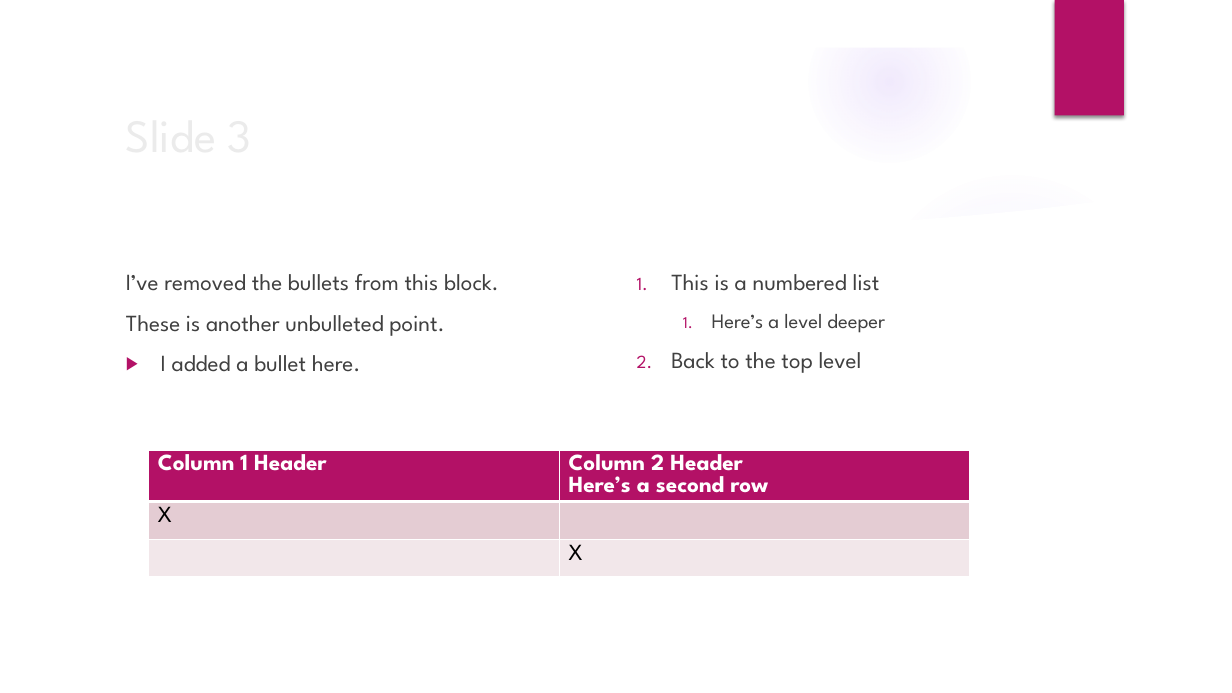
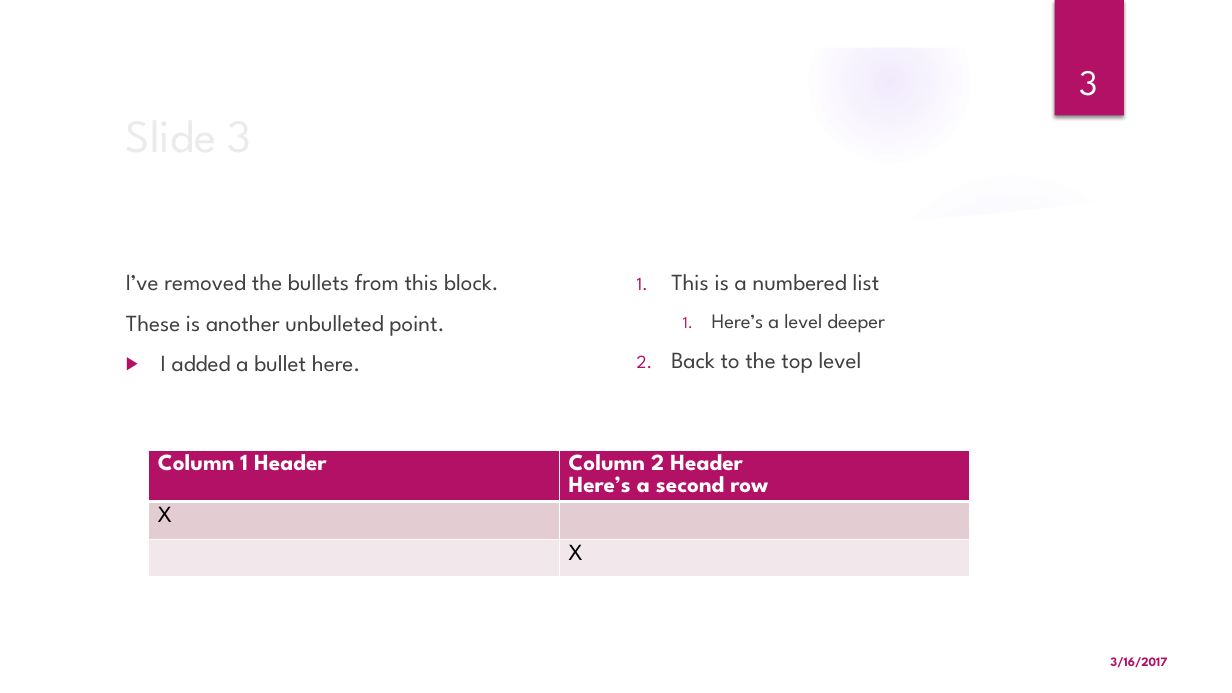
Before and after one commit to bmewing/readOffice, a slide deck: slide 3 of inst/extdata/example.pptx. Drawn at 1232x693 pixels with LibreOffice and Linux fonts; fonts in the diff are those of the drawing; background and template pictures are left out. Boxes give left, top, right and bottom in pixels: in the first picture for what was removed or moved away, otherwise in the second. Text is boxed around its words. In the diff, an @@ line names an element or a change of style, - is before the commit and + after.

```diff
--- a/inst/extdata/example.pptx
+++ b/inst/extdata/example.pptx
@@ page number added at (x1=1079, y1=71, x2=1098, y2=96), 28 pt, text #FFFFFF @@
+3
@@ text added at (x1=1110, y1=657, x2=1167, y2=668), 10 pt, text #B31166, bold @@
+3/16/2017
```
Also in this commit, not shown: 4 other slides changed, 10 other files.
